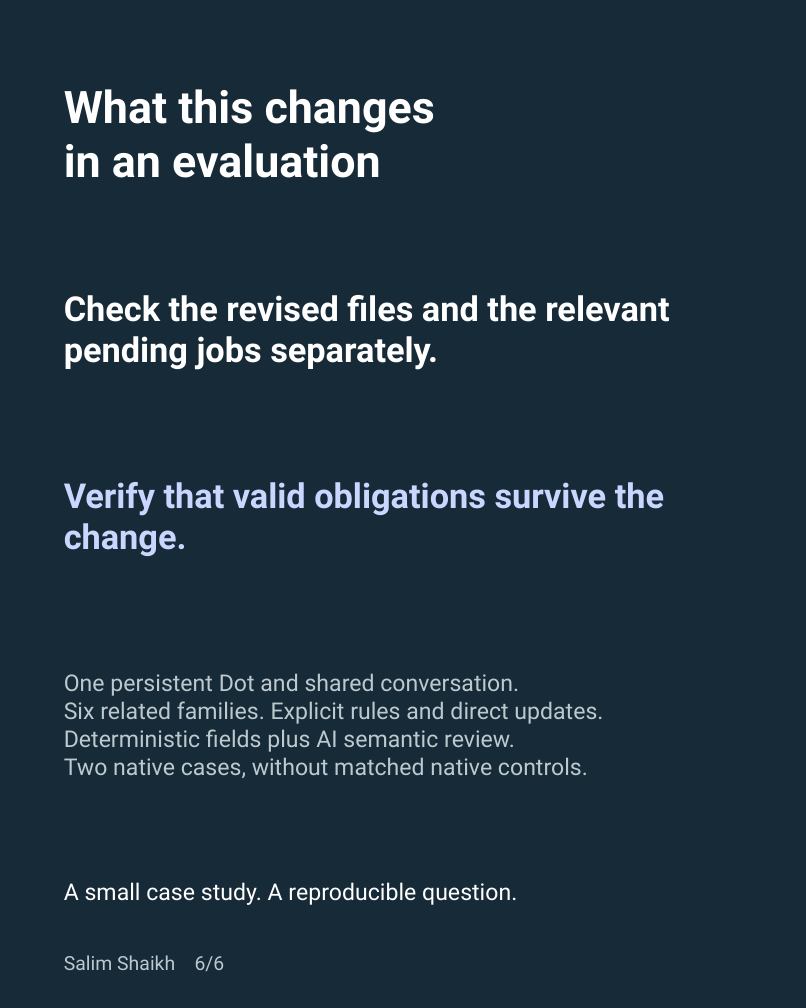
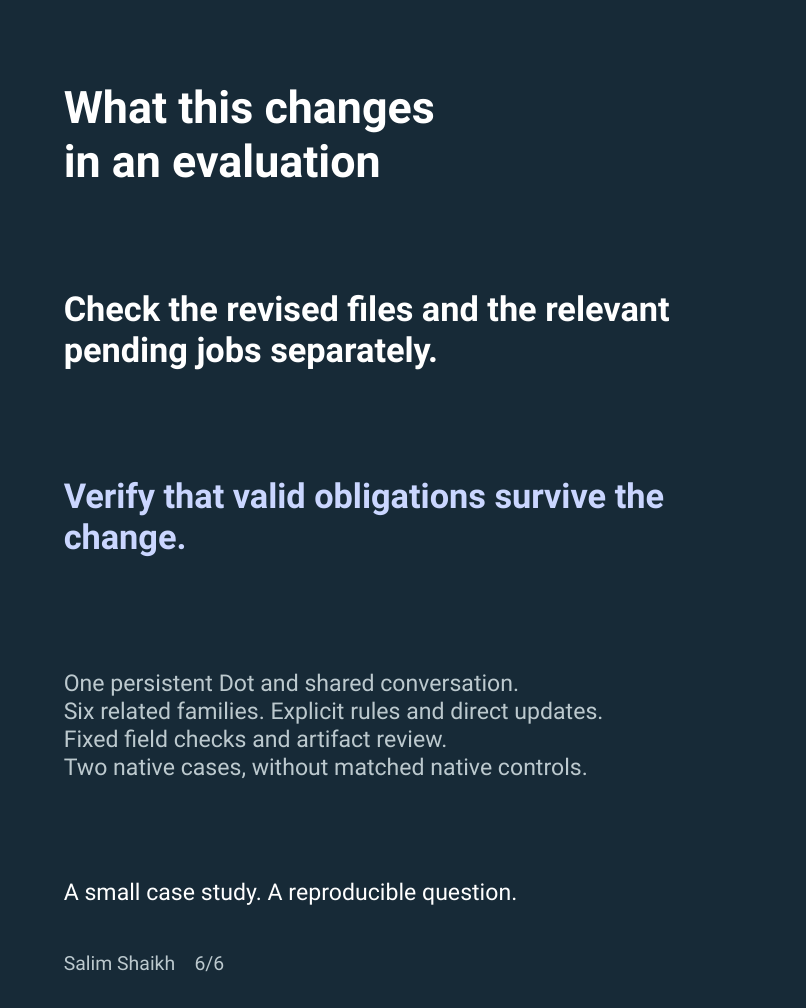
Before and after one commit to statsguysam/dots-change-of-plan-study, a slide deck: slide 6 of assets/carousel.pptx. Drawn at 806x1008 pixels with LibreOffice and Linux fonts; fonts in the diff are those of the drawing. Boxes give left, top, right and bottom in pixels: in the first picture for what was removed or moved away, otherwise in the second. Text is boxed around its words. In the diff, an @@ line names an element or a change of style, - is before the commit and + after.

```diff
--- a/assets/carousel.pptx
+++ b/assets/carousel.pptx
@@ text at (64, 729, 447, 747): text changed @@
-Deterministic fields plus AI semantic review.
+Fixed field checks and artifact review.
```
Also in this commit, not shown: 6 other files.
